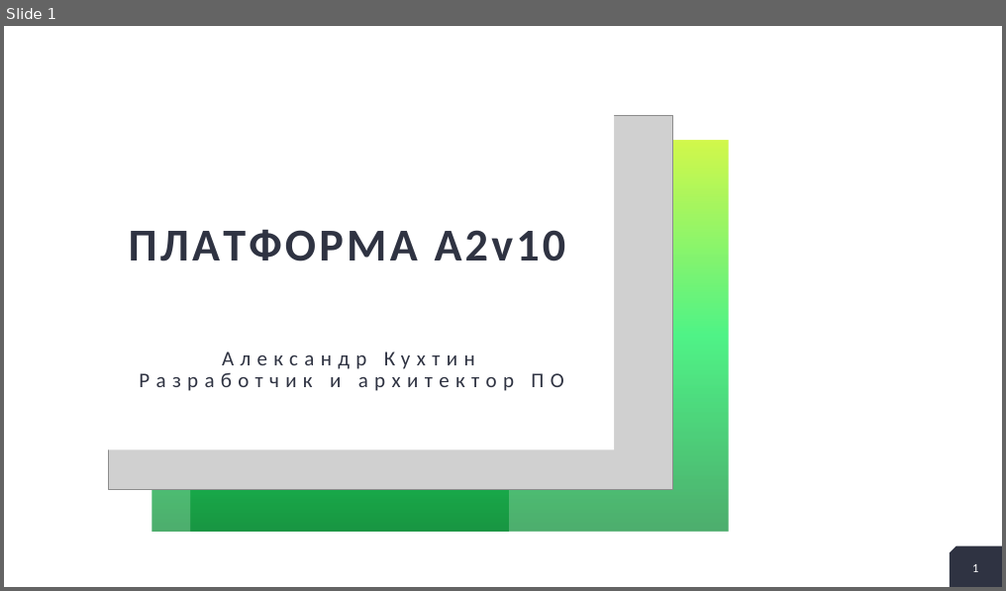
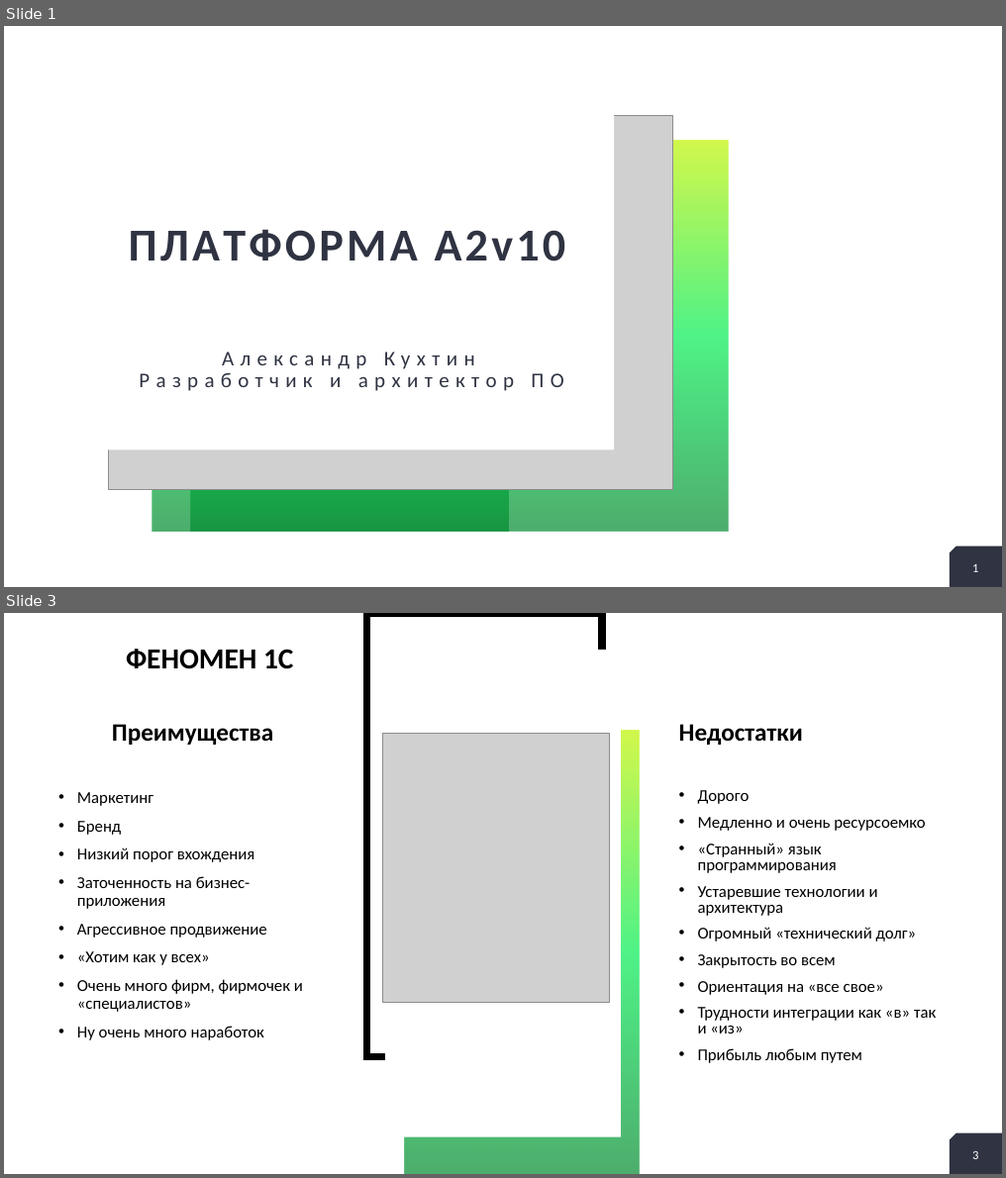
Before and after one commit to alex-kukhtin/A2v10, a slide deck: Documentation/Kyiv-2018/A2v10.pptx. Shown one above the other, each under a label of ours: slide 1 before the commit, slides 1 and 3 after it; the slides between them are not shown. The pictures are 1006x591 and 1006x1178 pixels, drawn with LibreOffice and Linux fonts; fonts in the diff are those of the drawing; grey boxes stand for pictures; background and template pictures are left out. Boxes give left, top, right and bottom in pixels: in the first picture for what was removed or moved away, otherwise in the second. Text is boxed around its words. In the diff, an @@ line names an element or a change of style, - is before the commit and + after.

```diff
--- a/Documentation/Kyiv-2018/A2v10.pptx
+++ b/Documentation/Kyiv-2018/A2v10.pptx
@@ slide 3 added at [4,613,1002,1174], background #FFFFFF @@
@@ rectangle added at [367,613,602,1057], outline #000000 7 pt, 18 pt, text #FFFFFF @@
+2
++
@@ title added at [126,649,293,669], 28 pt, text #000000, bold @@
+ФЕНОМЕН 1С
@@ rectangle added at [386,650,621,1138], fill #FFFFFF, 18 pt, text #FFFFFF @@
+2
++
@@ text added at [112,724,273,745], 24 pt, text #000000, bold @@
+Преимущества
@@ rectangle added at [405,731,640,1174], fill gradient #038B30 to #05EE55 to #C0F400, 18 pt, text #FFFFFF @@
+2
++
@@ text added at [679,724,803,745], 24 pt, text #000000, bold @@
+Недостатки
@@ picture added at [383,734,609,1002] @@
@@ text added at [698,790,936,1063], 16 pt, text #000000 @@
+• Дорого
+• Медленно и очень ресурсоемко
+• «Странный» язык программирования
+• Устаревшие технологии и архитектура
+• Огромный «технический долг»
+• Закрытость во всем
+• Ориентация на «все свое»
+• Трудности интеграции как «в» так и «из»
+• Прибыль любым путем
@@ text added at [77,792,303,1041], 16 pt, text #000000 @@
+• Маркетинг
+• Бренд
+• Низкий порог вхождения
+• Заточенность на бизнес-приложения
+• Агрессивное продвижение
+• «Хотим как у всех»
+• Очень много фирм, фирмочек и «специалистов»
+• Ну очень много наработок
@@ snip rect added at [949,1134,1002,1174], fill #2F3342 @@
@@ page number added at [972,1152,978,1159], 12 pt, text #FFFFFF @@
+3
```
Also in this commit, not shown: 4 slides changed, 4 other slides added, 5 slides removed.
